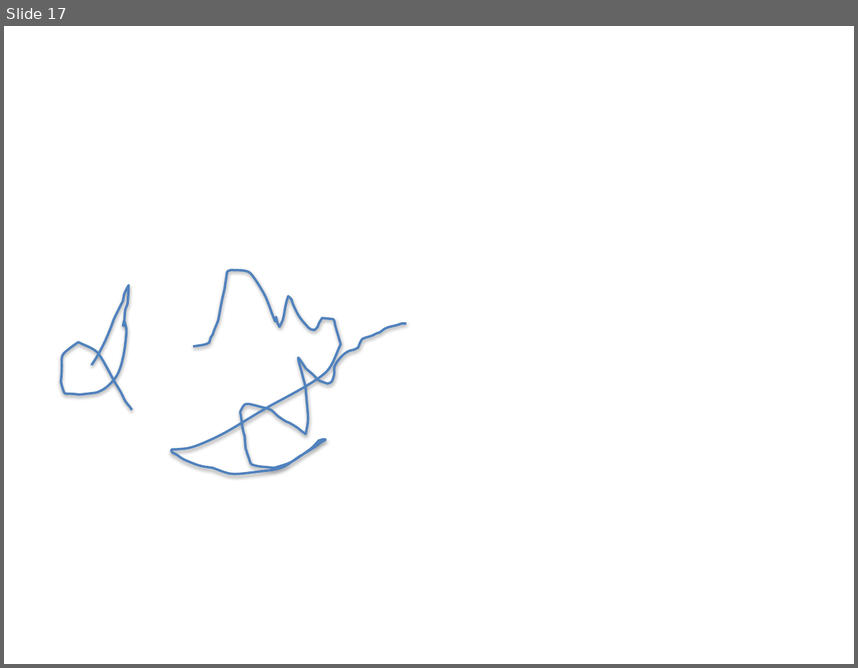
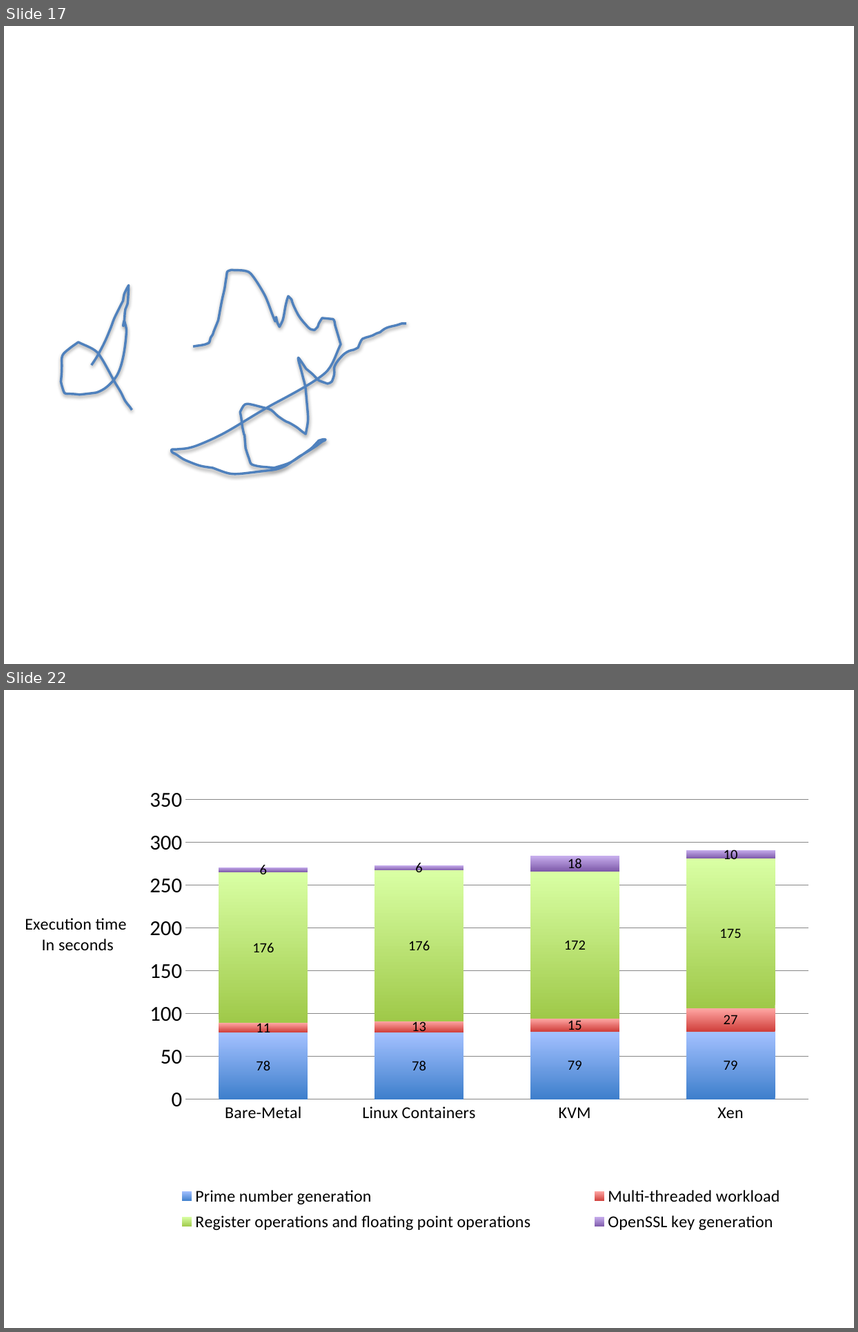
Before and after one commit to aravindhsampath/virtualizing-Intelligent-River, a slide deck: thesis_pictures.pptx. Shown one above the other, each under a label of ours: slide 17 before the commit, slides 17 and 22 after it; the slides between them are not shown. The pictures are 858x668 and 858x1332 pixels, drawn with LibreOffice and Linux fonts; fonts in the diff are those of the drawing. Boxes give left, top, right and bottom in pixels: in the first picture for what was removed or moved away, otherwise in the second. Text is boxed around its words. In the diff, an @@ line names an element or a change of style, - is before the commit and + after.

```diff
--- a/thesis_pictures.pptx
+++ b/thesis_pictures.pptx
@@ slide 22 added at (4,690,854,1328), background #FFFFFF @@
@@ column stacked chart added at (14,709,838,1317) @@
+categories: Bare-Metal, Linux Containers, KVM, Xen
+Prime number generation: 78, 78, 79, 79
+Multi-threaded workload: 11, 13, 15, 27
+Register operations and floating point operations: 176, 176, 172, 175
+OpenSSL key generation: 6, 6, 18, 10
```
Also in this commit, not shown: 7 slides changed, 40 other slides added, 27 other files.
